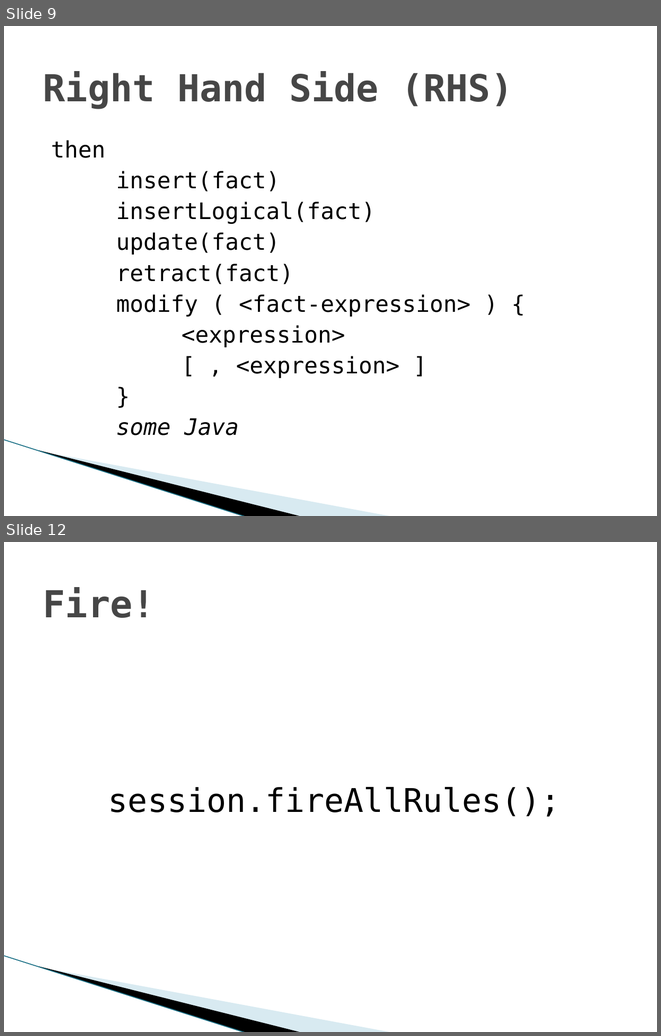
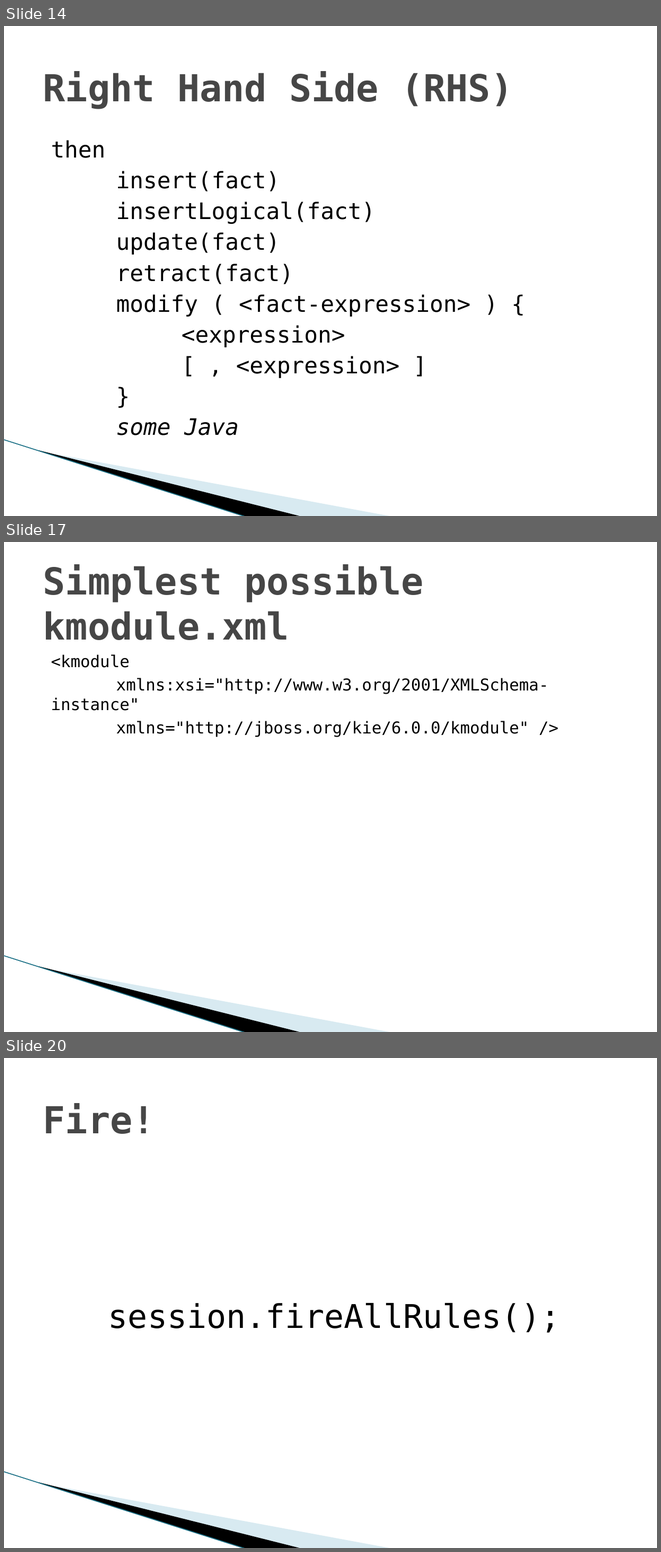
Before and after one commit to gspandy/drools-presentation-and-examples, a slide deck: drools-business-rules-engine.pptx. Shown one above the other, each under a label of ours: slides 9 and 12 before the commit, slides 14, 17 and 20 after it; the slides between them are not shown. The pictures are 661x1036 and 661x1552 pixels, drawn with LibreOffice and Linux fonts; fonts in the diff are those of the drawing; background and template pictures are left out. Boxes give left, top, right and bottom in pixels: in the first picture for what was removed or moved away, otherwise in the second. Text is boxed around its words. In the diff, an @@ line names an element or a change of style, - is before the commit and + after.

```diff
--- a/drools-business-rules-engine.pptx
+++ b/drools-business-rules-engine.pptx
@@ slide 17 added at [4, 542, 657, 1032], background #FFFFFF; not listed: 3 template elements that a slide beside it also shows @@
@@ title added at [43, 565, 424, 640], 41 pt, text #464646, bold @@
+Simplest possible kmodule.xml
@@ text added at [51, 654, 549, 737], 18 pt, text #000000 @@
+<kmodule
+xmlns:xsi="http://www.w3.org/2001/XMLSchema-instance"
+xmlns="http://jboss.org/kie/6.0.0/kmodule" />
@@ what was slide 9 is now slide 14 @@
@@ what was slide 12 is now slide 20 @@
```
Also in this commit, not shown: 2 slides changed, 11 other slides added, 3 slides removed.
